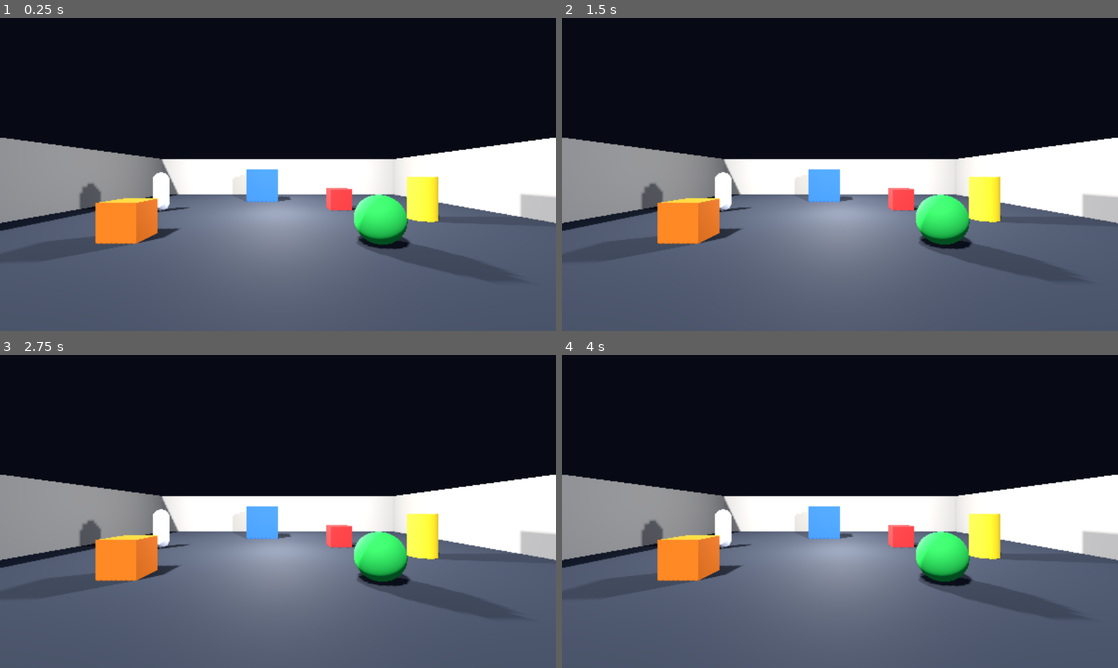
Above: before the commit, frames 1-4 (two rows, left to right).
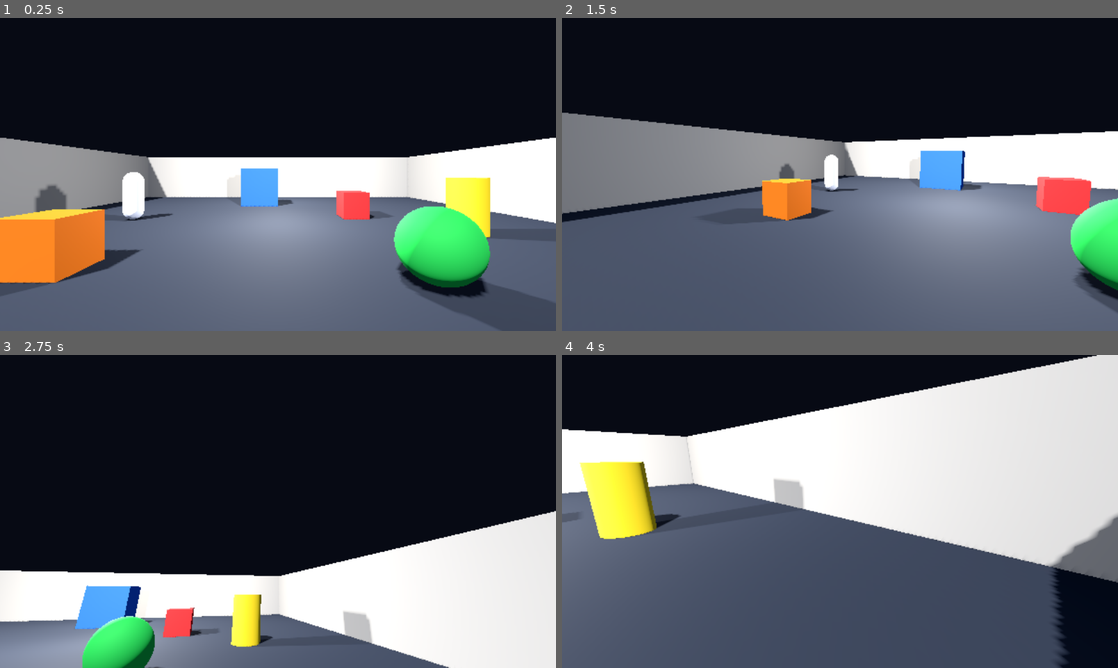
Above: after the commit, the same moments.

Repository: Kroosah/Crump
Game: Godot game, scene res://game/bootstrap.tscn
The game is run twice, just before and just after one commit, with the same random seed, the same clock (stepped at 60 frames per second) and the same inputs.
Inputs (mouse positions are in pixels of both pictures, inside the frame that each line leads up to):
- Up to frame 1 (0.25 s): no input
- Up to frame 2 (1.5 s): tap Enter at 0.5 s; move the mouse to (962, 158) at 0.52 s; hold D (move_right) 0.53-1.28 s; hold C (crouch) 0.53-1.28 s; tap F (flashlight) at 0.8, 1.35 s; move the mouse to (728, 190) at 1.27 s; hold S (move_back) from 1.28 s (still down)
- Up to frame 3 (2.75 s): tap E (interact) at 1.55, 2.1 s; move the mouse to (333, 442) at 2.02 s; release S (move_back) at 2.03 s; hold D (move_right) from 2.03 s (still down); hold Shift (run) from 2.03 s (still down)
- Up to frame 4 (4 s): move the mouse to (812, 574) at 2.77 s; release D (move_right) at 2.78 s; release Shift (run) at 2.78 s; hold W (move_forward) 2.78-3.53 s; tap Shift (run) at 2.85 s; tap Ctrl (sneak) at 3.05 s; move the mouse to (1006, 558) at 3.52 s; hold A (move_left) from 3.53 s (still down); hold Ctrl (sneak) from 3.53 s (still down); tap C (crouch) at 3.8 s

The runs differ from the first frame. In frame 1, 16% of the frame differs, in the area x 0-100%, y 44-90%; in frame 2, 31%; in frame 3, 51%; in frame 4, 62%, in the area x 0-100%, y 0-100%.

Commit message:
[002] Bouw player controller met gangmodi en voetstap-events
Vier gangmodi (lopen/sluipen/rennen/bukken, prioriteit bukken > sluipen >
rennen) op een CharacterBody3D met acceleratie, muis-look zonder
versnelling, uitschakelbare head-bob en buk-ooghoogte. Elke voetstap is een
noise_made-feit op de EventBus; luidheid per modus (2/2.5/6/14 m) — de
consequentie van rennen is geluid (D-019). Bootstrap spawnt de speler op de
PlayerSpawn-marker van het level (D-018); zonder scène of marker draait het
level door. Smoke-suite 52 -> 75 (async, echte input-simulatie per modus);
config/version gelijkgetrokken naar 0.0.11.

Co-Authored-By: Claude Opus 5 (1M context) <noreply@anthropic.com>
Claude-Session: https://claude.ai/code/session_01Eukd1gRp6feQQnWxwaLgzq

Diff:
--- /dev/null
+++ b/game/actors/player/player.gd
@@ -0,0 +1,228 @@
+class_name Player
+extends CharacterBody3D
+## Speler-controller (taak 002): gegronde first-person-beweging.
+## Lopen/sluipen/rennen/bukken met acceleratie, muis-look zonder versnelling,
+## uitschakelbare head-bob en voetstap-events op de EventBus. Alle tuning via
+## de export-groepen — niet hardcoden (ARCHITECTURE §1.3).
+##
+## De speler kent geen enkel ander gameplay-systeem: voetstappen zijn feiten
+## op de EventBus ("noise_made"), wie luistert beslist zelf (D-015).
+
+## Gangmodi bepalen snelheid, stapritme en luidheid. Prioriteit bij tegelijk
+## indrukken: bukken > sluipen > rennen — stil verslaat snel, want wie zich
+## klein maakt kiest voor onhoorbaar (GAME_BIBLE §3, pijler 1).
+enum Gait { WALK, SNEAK, RUN, CROUCH }
+
+## Onder deze horizontale snelheid (m/s) telt de speler als stilstaand:
+## geen voetstappen, geen head-bob.
+const MIN_MOVING_SPEED := 0.5
+
+## m/s waarmee de camera na het bewegen terugzakt naar zijn rustpositie.
+const BOB_RETURN_SPEED := 0.25
+
+@export_group("Movement")
+## m/s — bewust traag: een clublid met een sporttas, geen soldaat (GAME_BIBLE §5).
+@export var walk_speed := 2.6
+@export var sneak_speed := 1.2
+@export var run_speed := 4.6
+@export var crouch_speed := 1.0
+## m/s². Remmen sneller dan optrekken: gewicht zonder gladheid, anders voelt
+## de speler als een camera op wieltjes (taakdossier 002).
+@export var acceleration := 10.0
+@export var deceleration := 14.0
+## Fractie van de acceleratie die in de lucht overblijft (geen air-strafing).
+@export var air_control := 0.25
+
+@export_group("Camera")
+## Radialen per pixel, vóór de gebruikersinstelling: het effectieve gevoel is
+## look_sensitivity × SettingsManager.mouse_sensitivity. Rauwe muisbeweging,
+## geen smoothing of acceleratie (taakdossier 002).
+@export var look_sensitivity := 0.0022
+@export var pitch_min_deg := -85.0
+@export var pitch_max_deg := 85.0
+## Ooghoogtes in meters. Bukken beweegt alleen de camera, niet de collider
+## (TECH_DEBT TD-004 — kruipruimtes bestaan nog niet).
+@export var stand_eye_height := 1.7
+@export var crouch_eye_height := 1.15
+## m/s waarmee de camera tussen sta- en bukhoogte beweegt.
+@export var crouch_transition_speed := 4.0
+
+@export_group("Head-bob")
+## Amplitude in meters op topsnelheid; subtiel en uitschakelbaar via
+## SettingsManager.head_bob_enabled (HORROR_GUIDELINES §8, motion sickness).
+@export var bob_amplitude := 0.03
+## Volledige bob-cycli per gelopen meter; koppelt het ritme aan de afstand
+## zodat sneller lopen vanzelf sneller bobt.
+@export var bob_cycles_per_meter := 0.9
+
+@export_group("Footsteps")
+## Seconden tussen twee stappen, per gangmodus.
+@export var step_interval_walk := 0.55
+@export var step_interval_sneak := 0.75
+@export var step_interval_run := 0.35
+@export var step_interval_crouch := 0.8
+## Luidheid = draagafstand in meters op EventBus.noise_made: sluipen draagt
+## amper, rennen alarmeert de halve gang. Dít is de consequentie van rennen
+## (GAME_BIBLE §5, HORROR_GUIDELINES §3).
+@export var loudness_walk := 6.0
+@export var loudness_sneak := 2.0
+@export var loudness_run := 14.0
+@export var loudness_crouch := 2.5
+
+var _gait := Gait.WALK
+var _pitch := 0.0
+var _bob_phase := 0.0
+
+@onready var _head: Node3D = %Head
+@onready var _camera: Camera3D = %Camera
+@onready var _footstep_timer: Timer = %FootstepTimer
+
+
+func _ready() -> void:
+	# De spelerscamera neemt het beeld over; de testcamera van de dev room
+	# laat dan los (D-016).
+	_camera.make_current()
+	_head.position.y = stand_eye_height
+	_footstep_timer.timeout.connect(_on_footstep_timer_timeout)
+	Input.mouse_mode = Input.MOUSE_MODE_CAPTURED
+	Log.info("Player: actief (ooghoogte %.2f m)" % stand_eye_height)
+
+
+func _unhandled_input(event: InputEvent) -> void:
+	if event is InputEventMouseMotion \
+			and Input.mouse_mode == Input.MOUSE_MODE_CAPTURED:
+		_apply_look(event.relative)
+
+
+func _physics_process(delta: float) -> void:
+	_gait = _current_gait()
+	_apply_movement(delta)
+	_update_eye_height(delta)
+	_update_head_bob(delta)
+	_update_footsteps()
+
+
+func _notification(what: int) -> void:
+	# Bij pauze de muis vrijgeven zodat het (latere) menu bedienbaar is;
+	# de muislook staat dan vanzelf uit via de capture-check hierboven.
+	match what:
+		NOTIFICATION_PAUSED:
+			Input.mouse_mode = Input.MOUSE_MODE_VISIBLE
+		NOTIFICATION_UNPAUSED:
+			Input.mouse_mode = Input.MOUSE_MODE_CAPTURED
+
+
+func _apply_look(relative: Vector2) -> void:
+	var sensitivity := look_sensitivity * SettingsManager.mouse_sensitivity
+	rotate_y(-relative.x * sensitivity)
+	_pitch = clampf(_pitch - relative.y * sensitivity,
+		deg_to_rad(pitch_min_deg), deg_to_rad(pitch_max_deg))
+	_head.rotation.x = _pitch
+
+
+func _current_gait() -> Gait:
+	if Input.is_action_pressed("crouch"):
+		return Gait.CROUCH
+	if Input.is_action_pressed("sneak"):
+		return Gait.SNEAK
+	if Input.is_action_pressed("run"):
+		return Gait.RUN
+	return Gait.WALK
+
+
+func _apply_movement(delta: float) -> void:
+	var input_dir := Input.get_vector(
+		"move_left", "move_right", "move_forward", "move_back")
+	var direction := (transform.basis
+		* Vector3(input_dir.x, 0.0, input_dir.y)).normalized()
+	var target := direction * _speed_for(_gait)
+
+	# Bewuste beweging: naar de doelsnelheid toe werken i.p.v. hem te zíjn.
+	var rate := acceleration if not direction.is_zero_approx() else deceleration
+	if not is_on_floor():
+		rate *= air_control
+	var horizontal := Vector3(velocity.x, 0.0, velocity.z)
+	horizontal = horizontal.move_toward(target, rate * delta)
+	velocity.x = horizontal.x
+	velocity.z = horizontal.z
+
+	if not is_on_floor():
+		velocity += get_gravity() * delta
+	move_and_slide()
+
+
+func _update_eye_height(delta: float) -> void:
+	var target := crouch_eye_height if _gait == Gait.CROUCH else stand_eye_height
+	_head.position.y = move_toward(
+		_head.position.y, target, crouch_transition_speed * delta)
+
+
+func _update_head_bob(delta: float) -> void:
+	var speed := Vector3(velocity.x, 0.0, velocity.z).length()
+	if SettingsManager.head_bob_enabled and is_on_floor() \
+			and speed > MIN_MOVING_SPEED:
+		_bob_phase = wrapf(
+			_bob_phase + speed * delta * bob_cycles_per_meter, 0.0, 1.0)
+		var strength := clampf(speed / run_speed, 0.0, 1.0)
+		_camera.position.y = sin(_bob_phase * TAU) * bob_amplitude * strength
+	else:
+		_camera.position.y = move_toward(
+			_camera.position.y, 0.0, BOB_RETURN_SPEED * delta)
+
+
+func _update_footsteps() -> void:
+	var speed := Vector3(velocity.x, 0.0, velocity.z).length()
+	var moving := is_on_floor() and speed > MIN_MOVING_SPEED
+	if moving and _footstep_timer.is_stopped():
+		_footstep_timer.start(_step_interval_for(_gait))
+	elif not moving and not _footstep_timer.is_stopped():
+		_footstep_timer.stop()
+
+
+func _on_footstep_timer_timeout() -> void:
+	# De timer loopt op kloktijd: is de speler nét gestopt, dan mag die tick
+	# geen stap meer zijn — anders klinkt er een voetstap in de stilte.
+	var speed := Vector3(velocity.x, 0.0, velocity.z).length()
+	if not is_on_floor() or speed <= MIN_MOVING_SPEED:
+		return
+	# Een stap is een feit voor de wereld: CRUMP's gehoor (007) en de audio
+	# (005) abonneren zich op de bus; de speler kent ze niet.
+	EventBus.noise_made.emit(global_position, _loudness_for(_gait))
+	# One-shot + herstart, zodat een gangwissel meteen het nieuwe ritme pakt.
+	_footstep_timer.start(_step_interval_for(_gait))
+
+
+func _speed_for(gait: Gait) -> float:
+	match gait:
+		Gait.SNEAK:
+			return sneak_speed
+		Gait.RUN:
+			return run_speed
+		Gait.CROUCH:
+			return crouch_speed
+		_:
+			return walk_speed
+
+
+func _step_interval_for(gait: Gait) -> float:
+	match gait:
+		Gait.SNEAK:
+			return step_interval_sneak
+		Gait.RUN:
+			return step_interval_run
+		Gait.CROUCH:
+			return step_interval_crouch
+		_:
+			return step_interval_walk
+
+
+func _loudness_for(gait: Gait) -> float:
+	match gait:
+		Gait.SNEAK:
+			return loudness_sneak
+		Gait.RUN:
+			return loudness_run
+		Gait.CROUCH:
+			return loudness_crouch
+		_:
+			return loudness_walk
--- /dev/null
+++ b/game/actors/player/player.tscn
@@ -0,0 +1,30 @@
+[gd_scene load_steps=3 format=3]
+
+[ext_resource type="Script" path="res://game/actors/player/player.gd" id="1"]
+
+[sub_resource type="CapsuleShape3D" id="player_shape"]
+radius = 0.35
+height = 1.8
+
+[node name="Player" type="CharacterBody3D" groups=["player"]]
+collision_layer = 2
+collision_mask = 1
+script = ExtResource("1")
+
+[node name="Collider" type="CollisionShape3D" parent="."]
+transform = Transform3D(1, 0, 0, 0, 1, 0, 0, 0, 1, 0, 0.9, 0)
+shape = SubResource("player_shape")
+
+[node name="Head" type="Node3D" parent="."]
+unique_name_in_owner = true
+transform = Transform3D(1, 0, 0, 0, 1, 0, 0, 0, 1, 0, 1.7, 0)
+
+[node name="Camera" type="Camera3D" parent="Head"]
+unique_name_in_owner = true
+fov = 70.0
+near = 0.05
+far = 100.0
+
+[node name="FootstepTimer" type="Timer" parent="."]
+unique_name_in_owner = true
+one_shot = true
--- a/game/bootstrap.gd
+++ b/game/bootstrap.gd
@@ -6,6 +6,10 @@
 
 ## Het level dat de bootstrap tijdens ontwikkeling laadt (de developer room).
 const DEV_ROOM_SCENE := "res://game/levels/dev_room/dev_room.tscn"
+
+## De spelerscène. Bewust een pad + bestaanscheck, geen preload: verwijder je
+## game/actors/player/, dan draait de rest gewoon door (D-015/D-018).
+const PLAYER_SCENE := "res://game/actors/player/player.tscn"
 
 ## Overlay bestaat alleen in debugbuilds (zie _add_debug_tools).
 const DEBUG_OVERLAY_SCENE := "res://game/ui/debug_overlay/debug_overlay.tscn"
@@ -62,6 +66,26 @@
 	_current_level = packed.instantiate()
 	_scene_host.add_child(_current_level)
 	Log.info("Bootstrap: level geladen: %s" % scene_path)
+	_spawn_player()
+
+
+## Zet de speler op het PlayerSpawn-punt van het geladen level (D-018).
+## Ontbreekt de spelerscène of het spawnpunt, dan draait het level zonder
+## speler verder — de testcamera van de dev room springt dan bij (D-016).
+func _spawn_player() -> void:
+	if not ResourceLoader.exists(PLAYER_SCENE):
+		Log.info("Bootstrap: geen spelerscène — level draait zonder speler")
+		return
+	var marker: Node3D = _current_level.find_child("PlayerSpawn", true, false)
+	if marker == null:
+		Log.info("Bootstrap: level heeft geen PlayerSpawn — geen speler geplaatst")
+		return
+	var player: Node3D = load(PLAYER_SCENE).instantiate()
+	# Kind van het level: bij een level-wissel ruimt queue_free hem mee op.
+	_current_level.add_child(player)
+	player.global_transform = marker.global_transform
+	Log.info("Bootstrap: speler geplaatst op %s"
+		% str(marker.global_position.round()))
 
 
 func _verify_autoloads() -> void:
@@ -88,8 +112,10 @@
 
 ## Draait de smoke-suite en sluit af met de uitslag als exitcode (CI-bruikbaar).
 func _run_smoke_test() -> void:
-	var suite := load("res://tests/smoke_test.gd")
-	var failures: int = suite.run(self)
+	# Instantie i.p.v. statische aanroep: de suite awaits physics-frames
+	# voor de bewegings- en voetstaptests van de speler (taak 002).
+	var suite: RefCounted = load("res://tests/smoke_test.gd").new()
+	var failures: int = await suite.run(self)
 	if failures == 0:
 		Log.info("Smoke-test: alle controles groen")
 	else:
--- a/game/levels/dev_room/dev_room.tscn
+++ b/game/levels/dev_room/dev_room.tscn
@@ -102,6 +102,9 @@
 far = 100.0
 script = ExtResource("1")
 
+[node name="PlayerSpawn" type="Marker3D" parent="."]
+transform = Transform3D(1, 0, 0, 0, 1, 0, 0, 0, 1, 0, 0.05, 7)
+
 [node name="Lighting" type="Node3D" parent="."]
 
 [node name="SunKey" type="DirectionalLight3D" parent="Lighting"]
--- a/project.godot
+++ b/project.godot
@@ -12,7 +12,7 @@
 
 config/name="CRUMP"
 config/description="First person psychological horror — Kroosah Interactive"
-config/version="0.0.4"
+config/version="0.0.11"
 run/main_scene="res://game/bootstrap.tscn"
 config/features=PackedStringArray("4.7", "Forward Plus")
 
--- a/tests/smoke_test.gd
+++ b/tests/smoke_test.gd
@@ -1,11 +1,16 @@
 extends RefCounted
 ## Smoke-test-suite van CRUMP (D-013: eigen minimale runner, geen plugin).
 ## Draait binnen het echte spel: `godot --headless --path . -- --smoke-test`
-## De bootstrap roept run() aan en sluit af met exitcode 0 (groen) of 1.
+## De bootstrap roept run() aan (met await: de spelertests laten physics
+## draaien) en sluit af met exitcode 0 (groen) of 1.
 ## Elke test logt zijn resultaat; falen is nooit stil.
 
-
-static func run(bootstrap: Node) -> int:
+## De spelerscène; bestaat hij niet (verwijderbaarheidstest D-015), dan worden
+## de spelertests overgeslagen en moet de rest gewoon groen blijven.
+const PLAYER_SCENE := "res://game/actors/player/player.tscn"
+
+
+func run(bootstrap: Node) -> int:
 	var failures := 0
 	var tree := bootstrap.get_tree()
 
@@ -108,23 +113,35 @@
 			"projectinstelling %s staat op %s (gevonden: %s)"
 			% [key, str(expected_settings[key]), str(actual)], failures)
 
+	# 12. Speler (taak 002) — alleen als de spelerscène bestaat: na het
+	# weggooien van game/actors/player/ (verwijderbaarheidstest D-015) moet
+	# de rest van de suite gewoon groen blijven.
+	if ResourceLoader.exists(PLAYER_SCENE):
+		failures = await _check_player(tree, failures)
+	else:
+		Log.info("TEST INFO · spelerscène ontbreekt — spelertests overgeslagen (D-015)")
+
 	return failures
 
 
 ## Controleert dat de developer room daadwerkelijk iets op het scherm zet.
 ## Headless kunnen we niet kíjken, dus toetsen we de voorwaarden die samen
 ## bepalen of er beeld is: een actieve camera, vrij zicht, licht en materialen.
-static func _check_dev_room_visible(tree: SceneTree, failures: int) -> int:
+func _check_dev_room_visible(tree: SceneTree, failures: int) -> int:
 	var level: Node = tree.root.find_child("DevRoom", true, false)
 	failures = _check(level != null, "dev room in de scèneboom gevonden", failures)
 	if level == null:
 		return failures
 
-	# Camera: precies één, en die is ook echt de actieve camera van de viewport.
+	# Camera's: de testcamera van de dev room, plus de spelerscamera als de
+	# speler bestaat (taak 002). De actieve camera hoort in beide gevallen bij
+	# het level (de speler wordt als kind van het level gespawnd).
+	var player: Node = tree.get_first_node_in_group("player")
+	var expected_cameras := 2 if player != null else 1
 	var all_cameras := tree.root.find_children("", "Camera3D", true, false)
-	failures = _check(all_cameras.size() == 1,
-		"exact één Camera3D in de hele scèneboom (gevonden: %d)"
-		% all_cameras.size(), failures)
+	failures = _check(all_cameras.size() == expected_cameras,
+		"exact %d Camera3D('s) in de hele scèneboom (gevonden: %d)"
+		% [expected_cameras, all_cameras.size()], failures)
 	var active := tree.root.get_camera_3d()
 	failures = _check(active != null, "viewport heeft een actieve Camera3D",
 		failures)
@@ -132,6 +149,11 @@
 		return failures
 	failures = _check(active.is_inside_tree() and level.is_ancestor_of(active),
 		"de actieve camera hoort bij de dev room", failures)
+	if player != null:
+		# Met een speler moet díéns camera het beeld hebben — de testcamera
+		# is een ontwikkelhulpmiddel en wint nooit van gameplay (D-016).
+		failures = _check(player.is_ancestor_of(active),
+			"de spelerscamera levert het beeld (D-016)", failures)
 
 	# Clipping: near klein genoeg om vlak vóór de camera nog te tonen, far ruim
 	# genoeg voor de achterwand op ~19 m.
@@ -178,7 +200,8 @@
 
 	# Kijkrichting: de camera moet het midden van de ruimte in beeld hebben.
 	# Drempel 0.99 (~8 graden): de oude 0.9 liet de 9-graden-transponeerfout
-	# van KI-002/v0.0.8 nog door.
+	# van KI-002/v0.0.8 nog door. Geldt ook voor de spelerscamera: het
+	# spawnpunt kijkt de kamer in, dus een scheve start valt hier om.
 	var to_center := (Vector3(0.0, 1.0, 0.0) - cam_pos).normalized()
 	failures = _check((-active.global_basis.z).dot(to_center) > 0.99,
 		"camera is op het midden van de ruimte gericht", failures)
@@ -227,7 +250,110 @@
 	return failures
 
 
-static func _check(condition: bool, description: String, failures: int) -> int:
+## Spelertests (taak 002): losstaand laden, op de vloer landen, en echte
+## input-simulatie per gangmodus — de voetstap moet als noise_made-feit met
+## de juiste luidheid op de EventBus verschijnen.
+func _check_player(tree: SceneTree, failures: int) -> int:
+	# Losstaand instantieerbaar (CODING_STANDARDS §4.1): de scène laadt en
+	# bouwt zonder level eromheen.
+	var packed: PackedScene = load(PLAYER_SCENE)
+	var standalone := packed.instantiate() if packed != null else null
+	failures = _check(standalone is CharacterBody3D,
+		"spelerscène instantieert los als CharacterBody3D", failures)
+	if standalone != null:
+		standalone.free()
+
+	# De gespawnde speler (bootstrap → PlayerSpawn) staat in de groep 'player'.
+	# Bewust ongetypt: het type 'Player' hier benoemen zou een harde
+	# klasse-verwijzing zijn die de verwijderbaarheidstest (D-015) breekt.
+	var player = tree.get_first_node_in_group("player")
+	failures = _check(player != null,
+		"gespawnde speler gevonden in groep 'player'", failures)
+	if player == null:
+		return failures
+
+	# Physics settelen: na een halve seconde staat hij op de vloer, niet
+	# erdoorheen gezakt en nog binnen de kamer.
+	await _wait_physics_frames(tree, 30)
+	failures = _check(player.is_on_floor(),
+		"speler staat op de vloer", failures)
+	failures = _check(
+		player.global_position.y > -0.5 and player.global_position.y < 1.0
+		and absf(player.global_position.x) < 10.0
+		and absf(player.global_position.z) < 10.0,
+		"speler is niet door vloer of muur gevallen (%s)"
+		% str(player.global_position.round()), failures)
+
+	# Per gangmodus: beweegt hij, en klinkt de stap met de juiste luidheid?
+	# Luidheid schaalt met de modus — dat contract is de koppeling naar
+	# CRUMP's gehoor (taak 007) en mag dus nooit stil kapotgaan.
+	var gaits := [
+		["lopen", ["move_forward"], player.loudness_walk],
+		["sluipen", ["move_forward", "sneak"], player.loudness_sneak],
+		["rennen", ["move_forward", "run"], player.loudness_run],
+		["bukken", ["move_forward", "crouch"], player.loudness_crouch],
+	]
+	for gait in gaits:
+		var start_pos: Vector3 = player.global_position
+		var events: Array = await _move_and_listen(tree, gait[1], 120)
+		var moved: bool = player.global_position.distance_to(start_pos) > 0.3
+		failures = _check(moved,
+			"speler verplaatst zich bij %s" % gait[0], failures)
+		failures = _check(events.size() >= 1,
+			"%s geeft een voetstap-event op de EventBus" % gait[0], failures)
+		if events.size() >= 1:
+			failures = _check(absf(events[0][1] - gait[2]) < 0.01,
+				"%s klinkt met luidheid %.1f (gemeten: %.1f)"
+				% [gait[0], gait[2], events[0][1]], failures)
+			failures = _check(
+				events[0][0].distance_to(player.global_position) < 2.0,
+				"voetstap-positie ligt bij de speler", failures)
+
+	# Bukken verlaagt de camera (alleen de ooghoogte; collider blijft, TD-004).
+	var head: Node3D = player.get_node("Head")
+	Input.action_press("crouch")
+	await _wait_physics_frames(tree, 30)
+	var crouched_ok: bool = head.position.y < player.stand_eye_height - 0.2
+	Input.action_release("crouch")
+	failures = _check(crouched_ok,
+		"bukken verlaagt de ooghoogte (%.2f m)" % head.position.y, failures)
+	await _wait_physics_frames(tree, 30)
+	failures = _check(
+		absf(head.position.y - player.stand_eye_height) < 0.05,
+		"ooghoogte herstelt na het bukken (%.2f m)" % head.position.y, failures)
+
+	return failures
+
+
+## Houdt input-acties ingedrukt tot de eerste voetstap (of de frame-limiet)
+## en geeft de opgevangen noise_made-events terug als [positie, luidheid].
+func _move_and_listen(tree: SceneTree, actions: Array, max_frames: int) -> Array:
+	var events := []
+	var recorder := func(position: Vector3, loudness: float) -> void:
+		events.append([position, loudness])
+	EventBus.noise_made.connect(recorder)
+	for action in actions:
+		Input.action_press(action)
+	for i in max_frames:
+		await tree.physics_frame
+		if events.size() >= 1:
+			break
+	for action in actions:
+		Input.action_release(action)
+	EventBus.noise_made.disconnect(recorder)
+	# Uitrollen tot stilstand, zodat de volgende meting schoon begint. Ruim
+	# nemen: vanaf rensnelheid duurt afremmen ~20 physics-frames, en een nog
+	# lopende voetstap-timer moet ook de kans krijgen zichzelf te stoppen.
+	await _wait_physics_frames(tree, 35)
+	return events
+
+
+func _wait_physics_frames(tree: SceneTree, count: int) -> void:
+	for i in count:
+		await tree.physics_frame
+
+
+func _check(condition: bool, description: String, failures: int) -> int:
 	if condition:
 		Log.info("TEST OK   · %s" % description)
 		return failures
Not shown, added: game/actors/player/player.gd.uid
